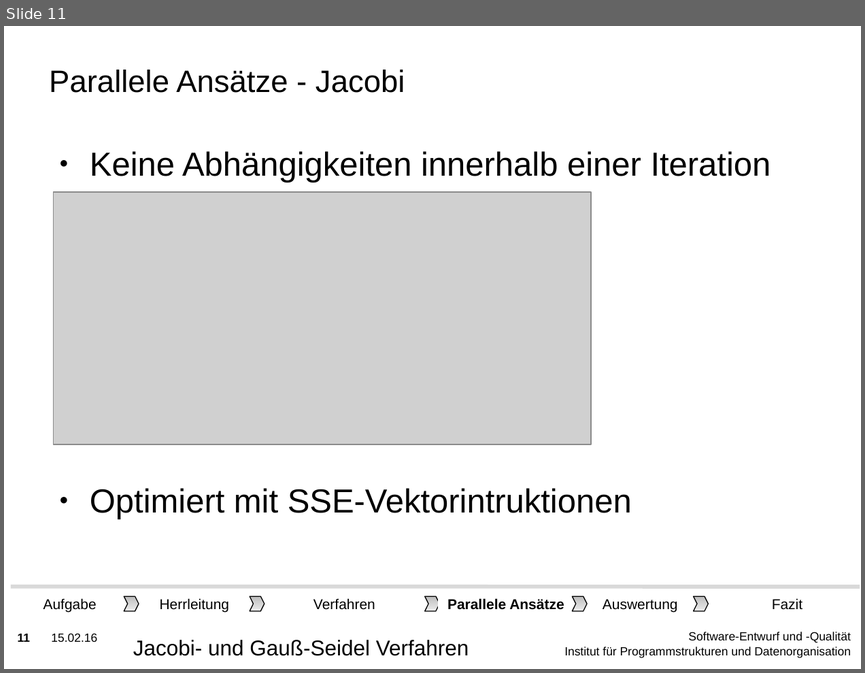
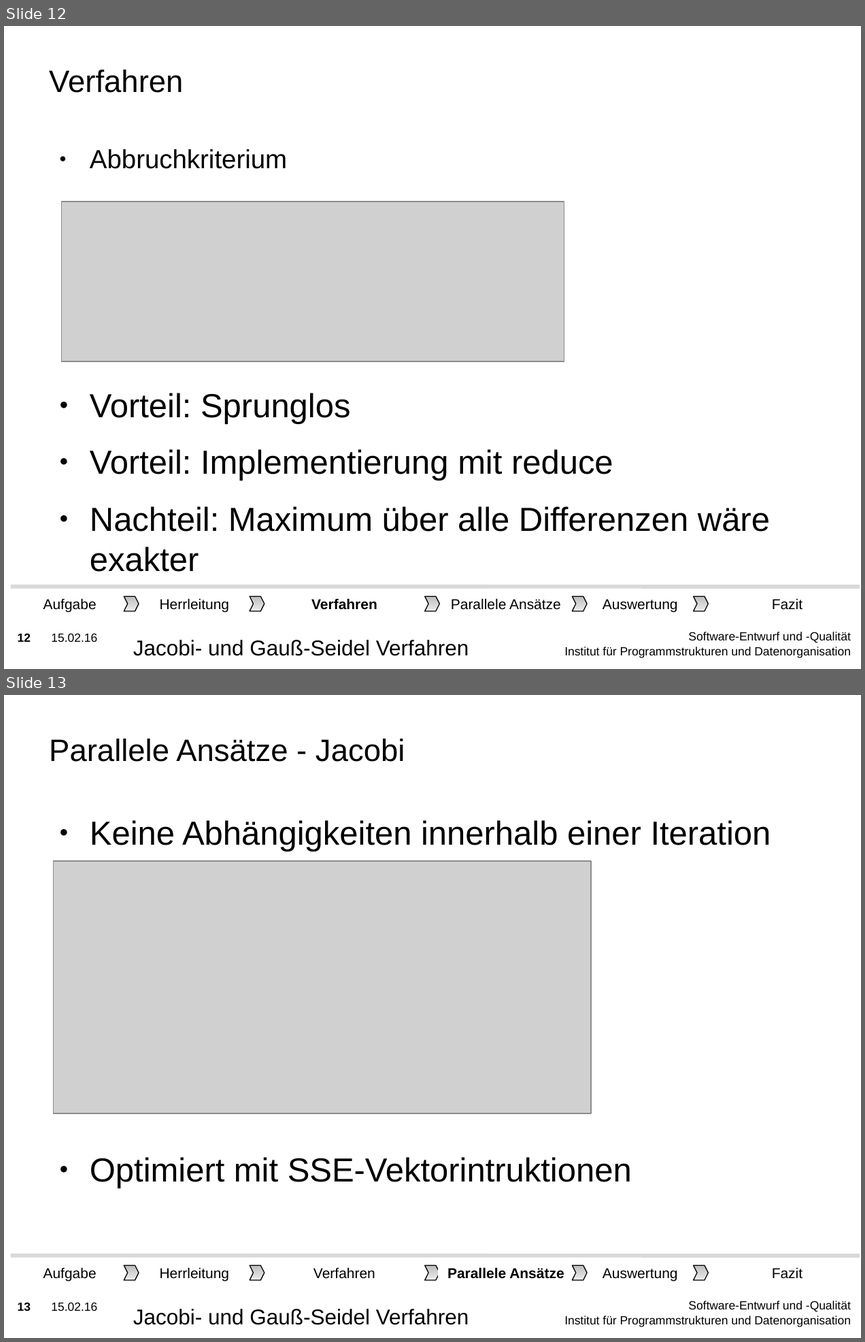
Before and after one commit to lutteropp/parallelDG, a slide deck: präsident/KIT-Masterslides-DE-SDQ.odp. Shown one above the other, each under a label of ours: slide 11 before the commit, slides 12 and 13 after it. The pictures are 865x673 and 865x1342 pixels, drawn with LibreOffice and Linux fonts; fonts in the diff are those of the drawing; grey boxes stand for pictures; background and template pictures are left out. Boxes give left, top, right and bottom in pixels: in the first picture for what was removed or moved away, otherwise in the second. Text is boxed around its words. In the diff, an @@ line names an element or a change of style, - is before the commit and + after.

Commit message:
abbruchkriterium gemacht. hab immernoch paar minuten zu wenig zu reden :o

```diff
--- a/präsident/KIT-Masterslides-DE-SDQ.odp
+++ b/präsident/KIT-Masterslides-DE-SDQ.odp
@@ slide 12 added at <box>4,26,861,669</box>, background picture (left out); not listed: 3 template elements that a slide beside it also shows @@
@@ title added at <box>49,70,183,93</box>, 26 pt, text #000000 @@
+Verfahren
@@ text added at <box>90,149,770,571</box>, 28 pt, text #000000 @@
+● Abbruchkriterium
+● Vorteil: Sprunglos
+● Vorteil: Implementierung mit reduce
+● Nachteil: Maximum über alle Differenzen wäre exakter
@@ picture added at <box>61,201,564,362</box> @@
@@ group added at <box>11,586,860,616</box>: 6 rectangles, 5 freeform shapes, 1 line @@
+Herrleitung
+Auswertung
+Verfahren
+Fazit
+Aufgabe
+Parallele Ansätze
@@ text added at <box>133,639,468,656</box>, 18 pt, text #000000 @@
+Jacobi- und Gauß-Seidel Verfahren
@@ what was slide 11 is now slide 13 @@
@@ page number at <box>18,1302,31,1310</box>: text changed @@
-11
+13
```
Also in this commit, not shown: 5 slides changed, 1 other slide added, 1 other file.
